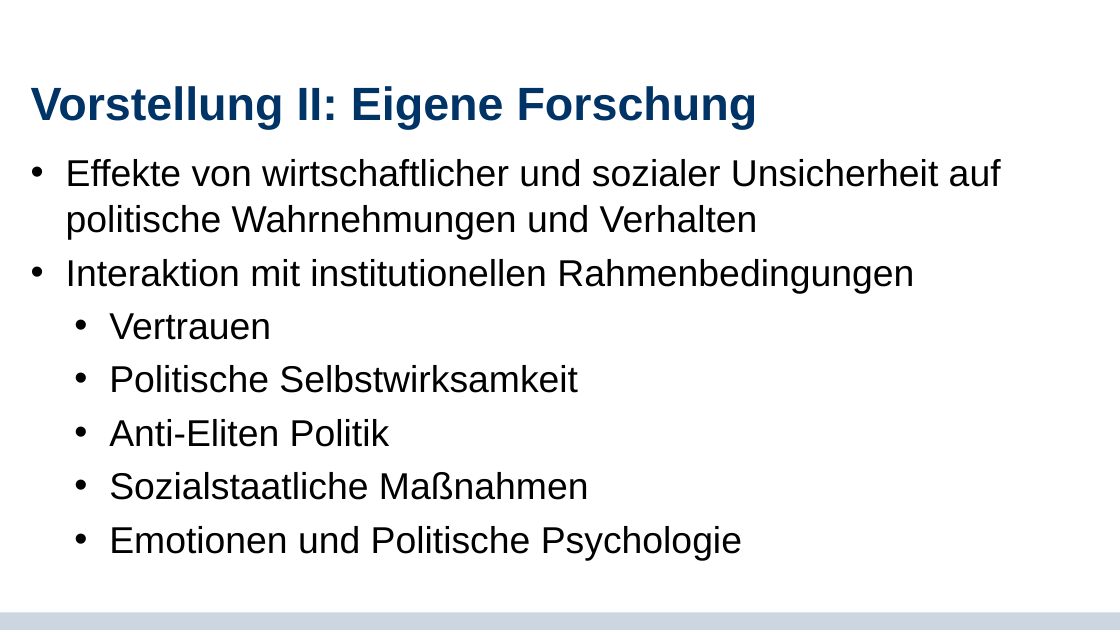
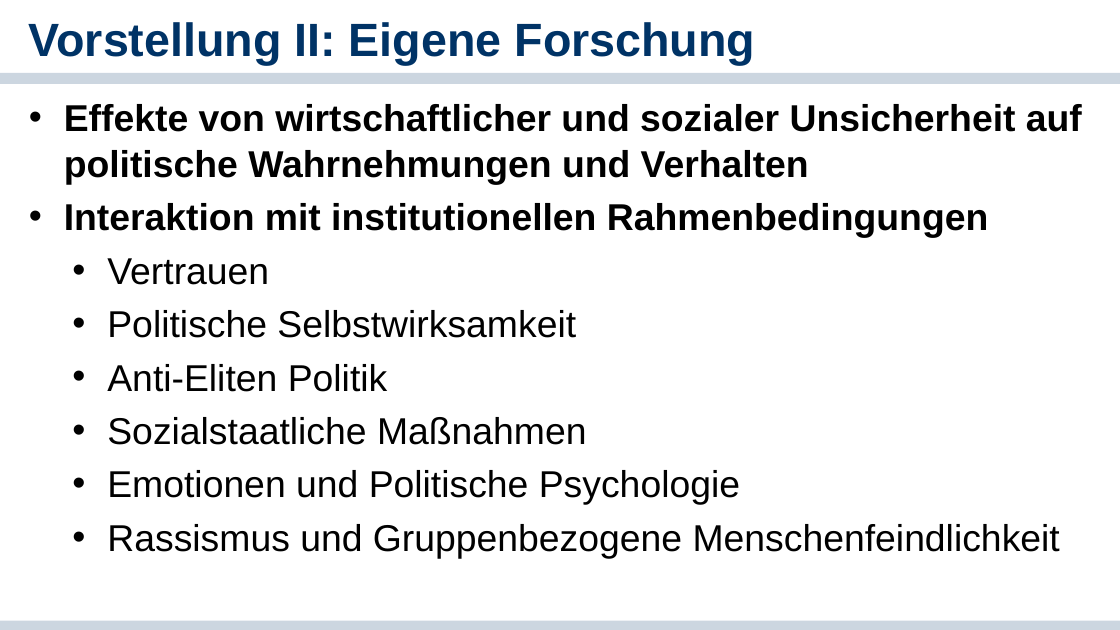
Before and after one commit to cgnguyen/class_political_psychology, a slide deck: slide 5 of 2_Slides_Literature/1_Intro/1- Einfuehrung.pptx (slide 3 before the commit). Drawn at 1120x630 pixels with LibreOffice and Linux fonts; fonts in the diff are those of the drawing; background and template pictures are left out. Boxes give left, top, right and bottom in pixels: in the first picture for what was removed or moved away, otherwise in the second. Text is boxed around its words. In the diff, an @@ line names an element or a change of style, - is before the commit and + after.

```diff
--- a/2_Slides_Literature/1_Intro/1- Einfuehrung.pptx
+++ b/2_Slides_Literature/1_Intro/1- Einfuehrung.pptx
@@ title "Vorstellung II: Eigene Forschung": place and size @@
-title "Vorstellung II: Eigene Forschung" at box(31, 86, 758, 130)
+title "Vorstellung II: Eigene Forschung" at box(29, 22, 756, 65)
@@ title "Vorstellung II: Eigene Forschung" at box(29, 22, 756, 65): line spacing 0.85 to 1; vertical alignment middle to top @@
@@ rectangle added at box(0, 73, 1120, 84), fill #CCD6E0 @@
@@ text "Effekte von wirtschaftlicher und sozialer ...": place and size @@
-text "Effekte von wirtschaftlicher und sozialer ..." at box(66, 159, 1001, 560)
+text "Effekte von wirtschaftlicher und sozialer ..." at box(64, 104, 1082, 559)
@@ text at box(64, 104, 1082, 238): bold on in "Effekte von wirtschaftlicher und sozialer Unsicherheit auf ...", "Interaktion mit institutionellen Rahmenbedingungen" @@
@@ text at box(107, 524, 1060, 559): paragraph added @@
+  • Rassismus und Gruppenbezogene Menschenfeindlichkeit
@@ rectangle: place and size @@
-rectangle at box(0, 613, 1120, 630)
+rectangle at box(0, 620, 1120, 630)
```
Also in this commit, not shown: 2 other slides changed, 11 slides added, 9 slides removed, 2 other files.
